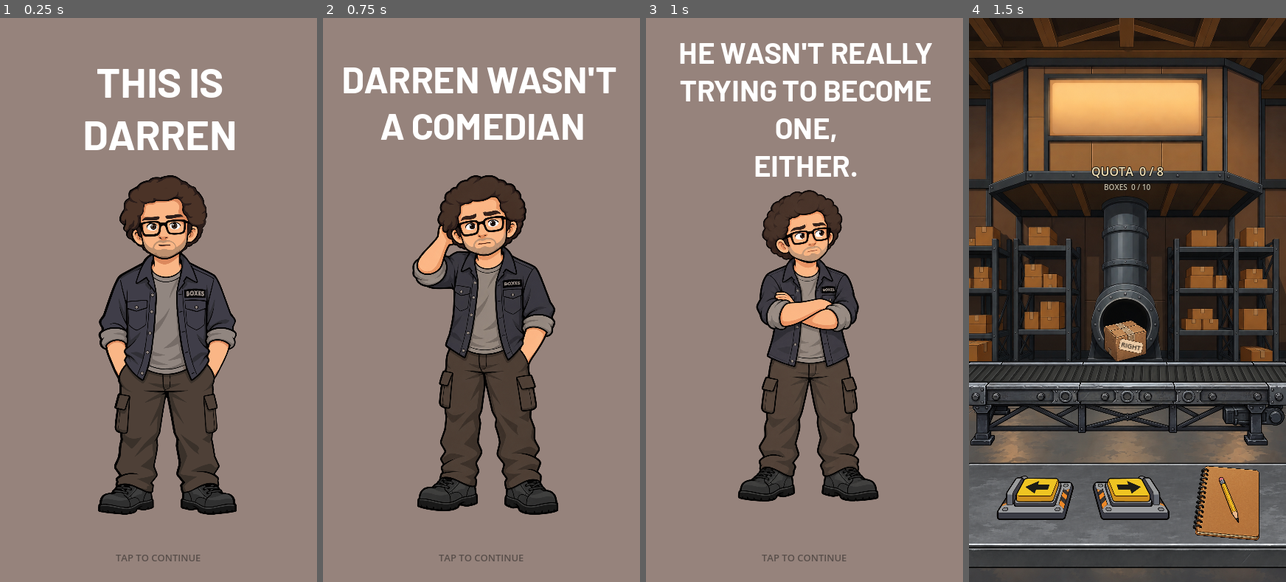
Above: before the commit, frames 1-4 (left to right).
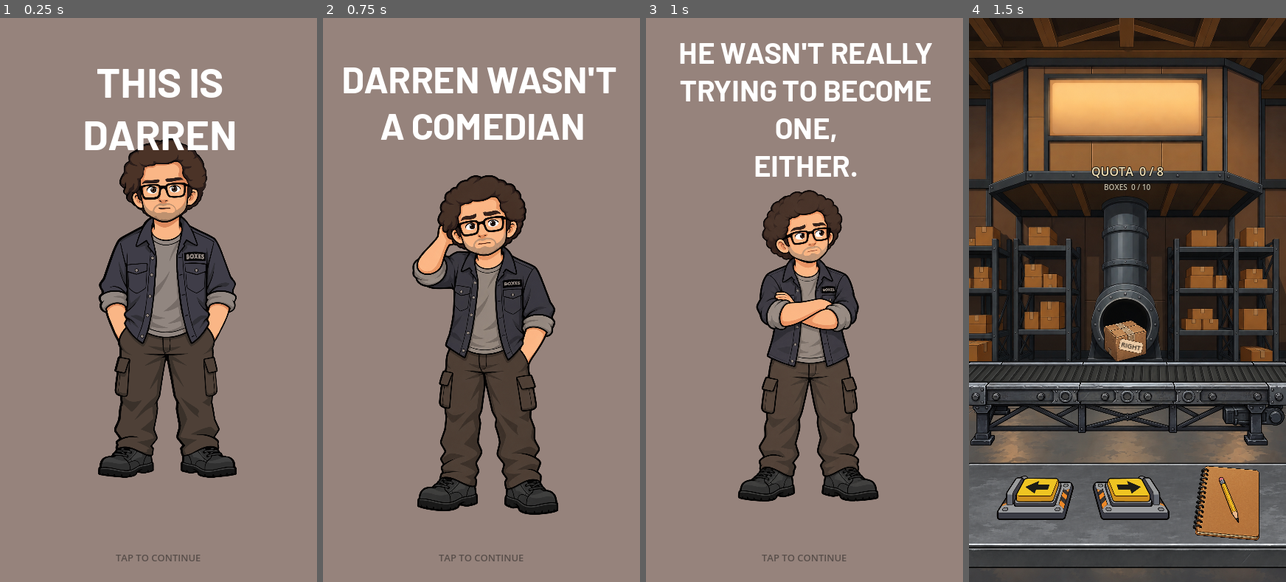
Above: after the commit, the same moments.

Repository: patrickcallahancomedy/comedian
Game: Godot game, scene res://scenes/story/story_sequence.tscn
The game is run twice, just before and just after one commit, with the same random seed, the same clock (stepped at 60 frames per second) and the same inputs.
Inputs (mouse positions are in pixels of both pictures, inside the frame that each line leads up to):
- Up to frame 1 (0.25 s): no input
- Up to frame 2 (0.75 s): tap Enter (ui_accept) at 0.5 s; move the mouse to (551, 271) at 0.52 s; click (551, 271) at 0.67 s
- Up to frame 3 (1 s): tap Enter (ui_accept) at 0.77 s
- Up to frame 4 (1.5 s): tap Enter (ui_accept) at 1.25 s; move the mouse to (1064, 328) at 1.27 s; click (1064, 328) at 1.42 s

The runs differ from the first frame. In frame 1, 15% of the frame differs, in the area x 30-75%, y 21-89%; in frame 2, nothing differs; in frame 3, nothing differs; in frame 4, nothing differs.

Commit message:
center Darren vertically on story page 1

Diff:
--- a/godot/scenes/story/pages/01_darren_intro.tscn
+++ b/godot/scenes/story/pages/01_darren_intro.tscn
@@ -73,9 +73,9 @@
 [node name="Foreground" type="TextureRect" parent="ArtLayer" unique_id=2058067170]
 layout_mode = 1
 offset_left = 71.0
-offset_top = 183.0
+offset_top = 133.0
 offset_right = 391.0
-offset_bottom = 703.0
+offset_bottom = 653.0
 texture = ExtResource("2_b60eo")
 expand_mode = 1
 stretch_mode = 5
